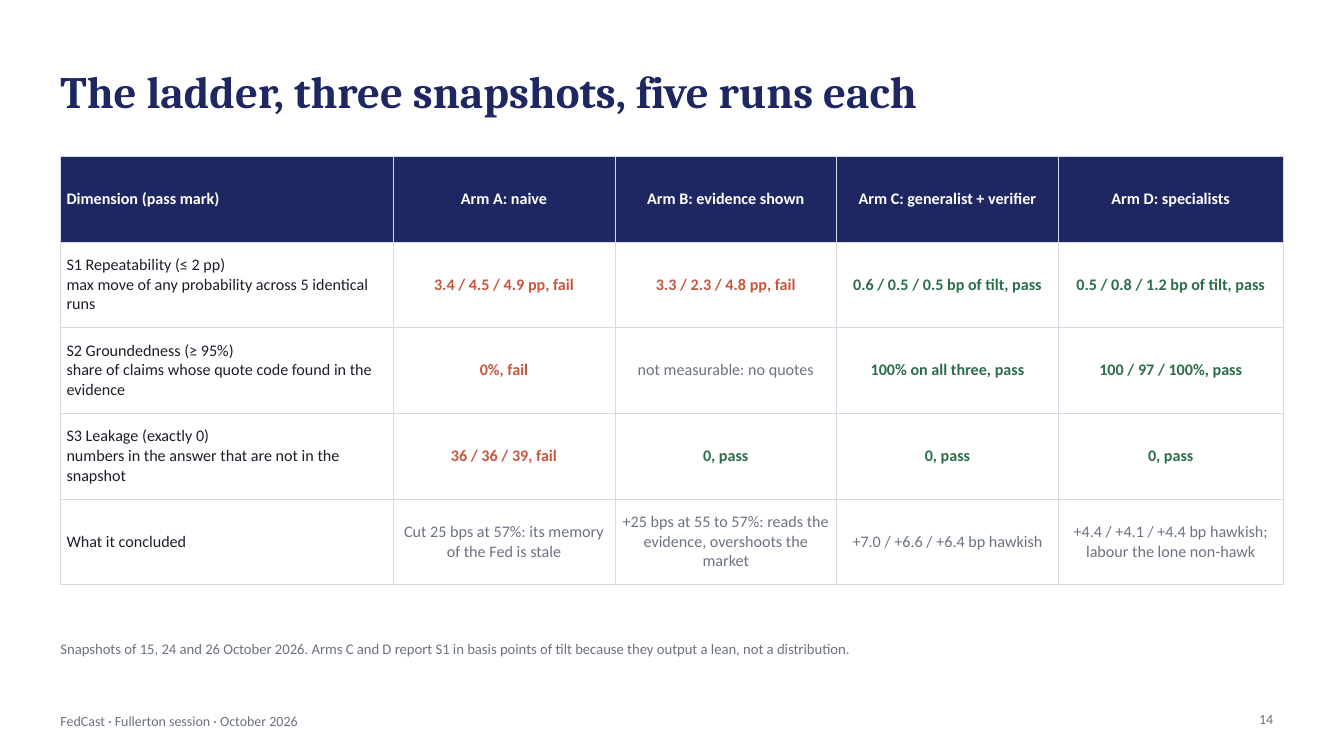
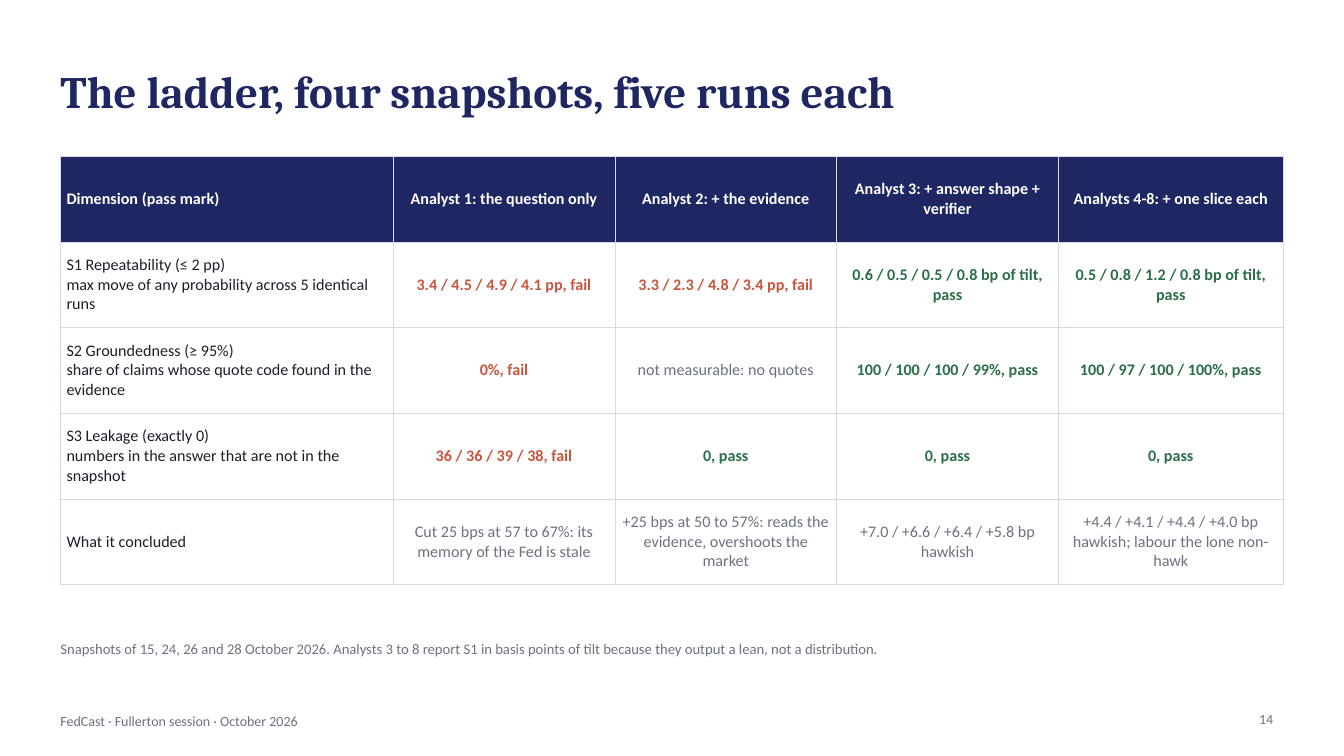
Before and after one commit to kmt112/fed-forecast, a slide deck: slide 14 of docs/FedCast_Fullerton.pptx. Drawn at 1344x756 pixels with LibreOffice and Linux fonts; fonts in the diff are those of the drawing. Boxes give left, top, right and bottom in pixels: in the first picture for what was removed or moved away, otherwise in the second. Text is boxed around its words. In the diff, an @@ line names an element or a change of style, - is before the commit and + after.

```diff
--- a/docs/FedCast_Fullerton.pptx
+++ b/docs/FedCast_Fullerton.pptx
@@ title at (x1=60, y1=76, x2=895, y2=118): text changed @@
-The ladder, three snapshots, five runs each
+The ladder, four snapshots, five runs each
@@ table at (x1=60, y1=156, x2=1284, y2=570) @@
-row 1: Dimension (pass mark) | Arm A: naive | Arm B: evidence shown | Arm C: generalist + verifier | Arm D: specialists
+row 1: Dimension (pass mark) | Analyst 1: the question only | Analyst 2: + the evidence | Analyst 3: + answer shape + verifier | Analysts 4-8: + one slice each
-row 2: S1 Repeatability (≤ 2 pp) / max move of any probability across 5 identical runs | 3.4 / 4.5 / 4.9 pp, fail | 3.3 / 2.3 / 4.8 pp, fail | 0.6 / 0.5 / 0.5 bp of tilt, pass | 0.5 / 0.8 / 1.2 bp of tilt, pass
+row 2: S1 Repeatability (≤ 2 pp) / max move of any probability across 5 identical runs | 3.4 / 4.5 / 4.9 / 4.1 pp, fail | 3.3 / 2.3 / 4.8 / 3.4 pp, fail | 0.6 / 0.5 / 0.5 / 0.8 bp of tilt, pass | 0.5 / 0.8 / 1.2 / 0.8 bp of tilt, pass
-row 3, column 4: 100% on all three, pass
+row 3, column 4: 100 / 100 / 100 / 99%, pass
-row 3, column 5: 100 / 97 / 100%, pass
+row 3, column 5: 100 / 97 / 100 / 100%, pass
-row 4, column 2: 36 / 36 / 39, fail
+row 4, column 2: 36 / 36 / 39 / 38, fail
-row 5: What it concluded | Cut 25 bps at 57%: its memory of the Fed is stale | +25 bps at 55 to 57%: reads the evidence, overshoots the market | +7.0 / +6.6 / +6.4 bp hawkish | +4.4 / +4.1 / +4.4 bp hawkish; labour the lone non-hawk
+row 5: What it concluded | Cut 25 bps at 57 to 67%: its memory of the Fed is stale | +25 bps at 50 to 57%: reads the evidence, overshoots the market | +7.0 / +6.6 / +6.4 / +5.8 bp hawkish | +4.4 / +4.1 / +4.4 / +4.0 bp hawkish; labour the lone non-hawk
@@ text at (x1=60, y1=644, x2=877, y2=657): text changed @@
-Snapshots of 15, 24 and 26 October 2026. Arms C and D report S1 in basis points of tilt because they output a lean, not a distribution.
+Snapshots of 15, 24, 26 and 28 October 2026. Analysts 3 to 8 report S1 in basis points of tilt because they output a lean, not a distribution.
```
Also in this commit, not shown: 4 other slides changed, 18 other files.
